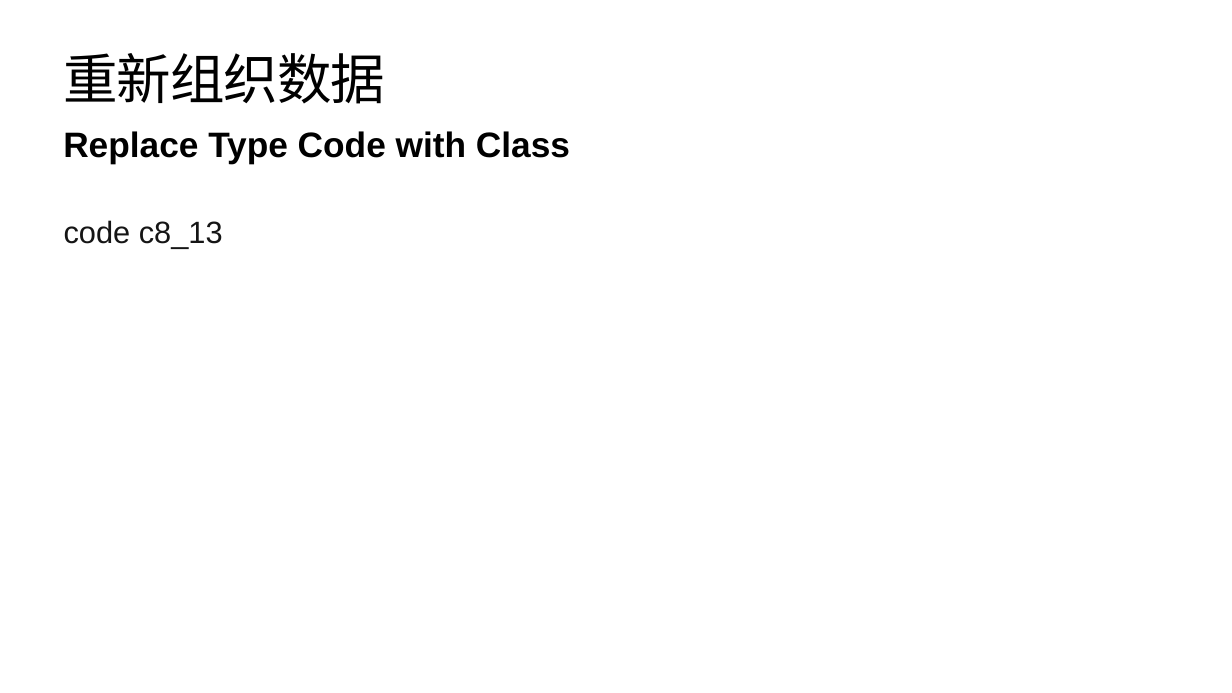
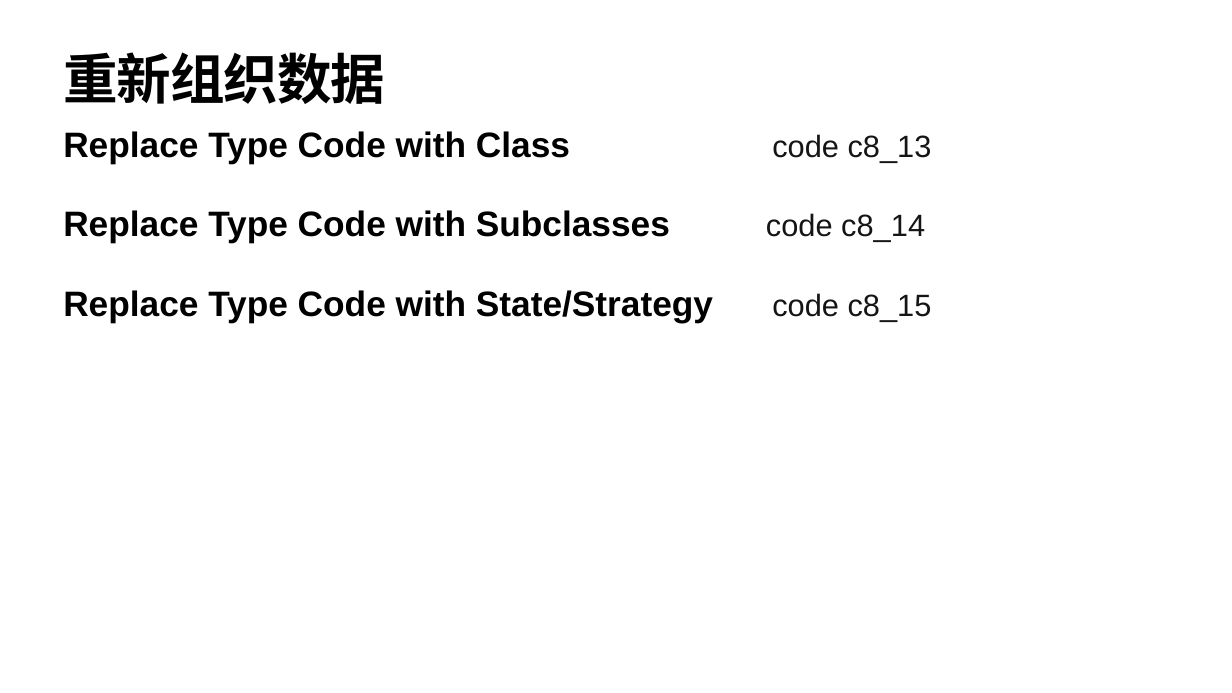
Before and after one commit to YingVickyCao/YingVickyCao.github.io, a slide deck: slide 30 of books/Refactoring/session/Refactoring_2.pptx (slide 34 before the commit). Drawn at 1232x693 pixels with LibreOffice and Linux fonts; fonts in the diff are those of the drawing. Boxes give left, top, right and bottom in pixels: in the first picture for what was removed or moved away, otherwise in the second. Text is boxed around its words. In the diff, an @@ line names an element or a change of style, - is before the commit and + after.

```diff
--- a/books/Refactoring/session/Refactoring_2.pptx
+++ b/books/Refactoring/session/Refactoring_2.pptx
@@ title "重新组织数据" at [64,52,386,104]: bold on @@
@@ text at [63,131,932,322]: text changed @@
-Replace Type Code with Class
+Replace Type Code with Class code c8_13
+Replace Type Code with Subclasses code c8_14
+Replace Type Code with State/Strategy code c8_15
@@ text removed at [64,220,223,249] @@
-code c8_13
```
Also in this commit, not shown: 54 other slides changed, 1 slide added, 14 slides removed, 2 other files.
